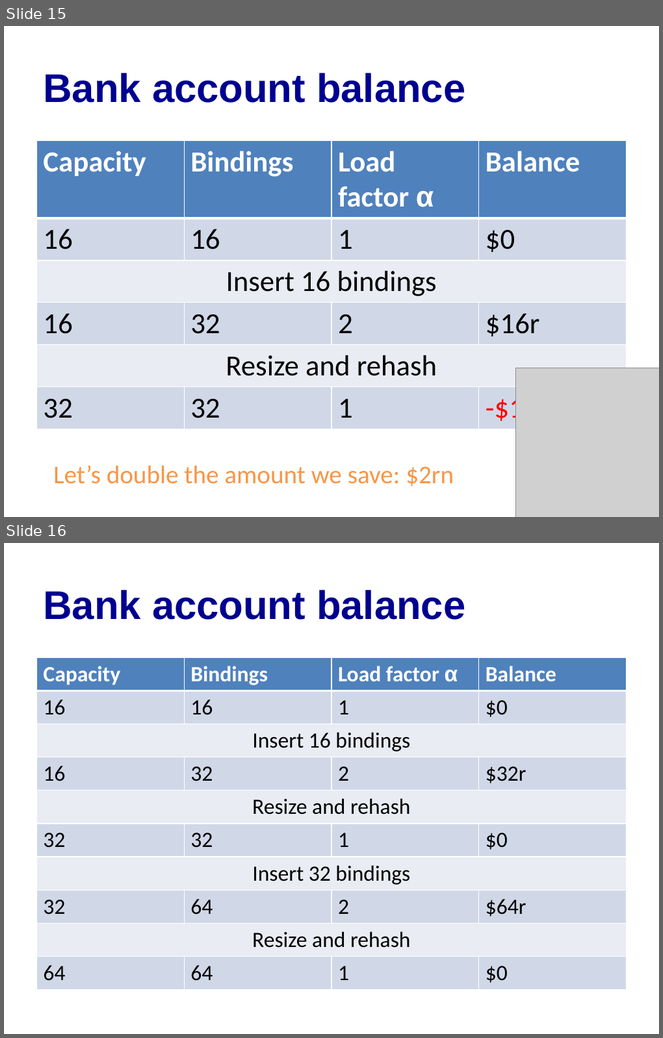
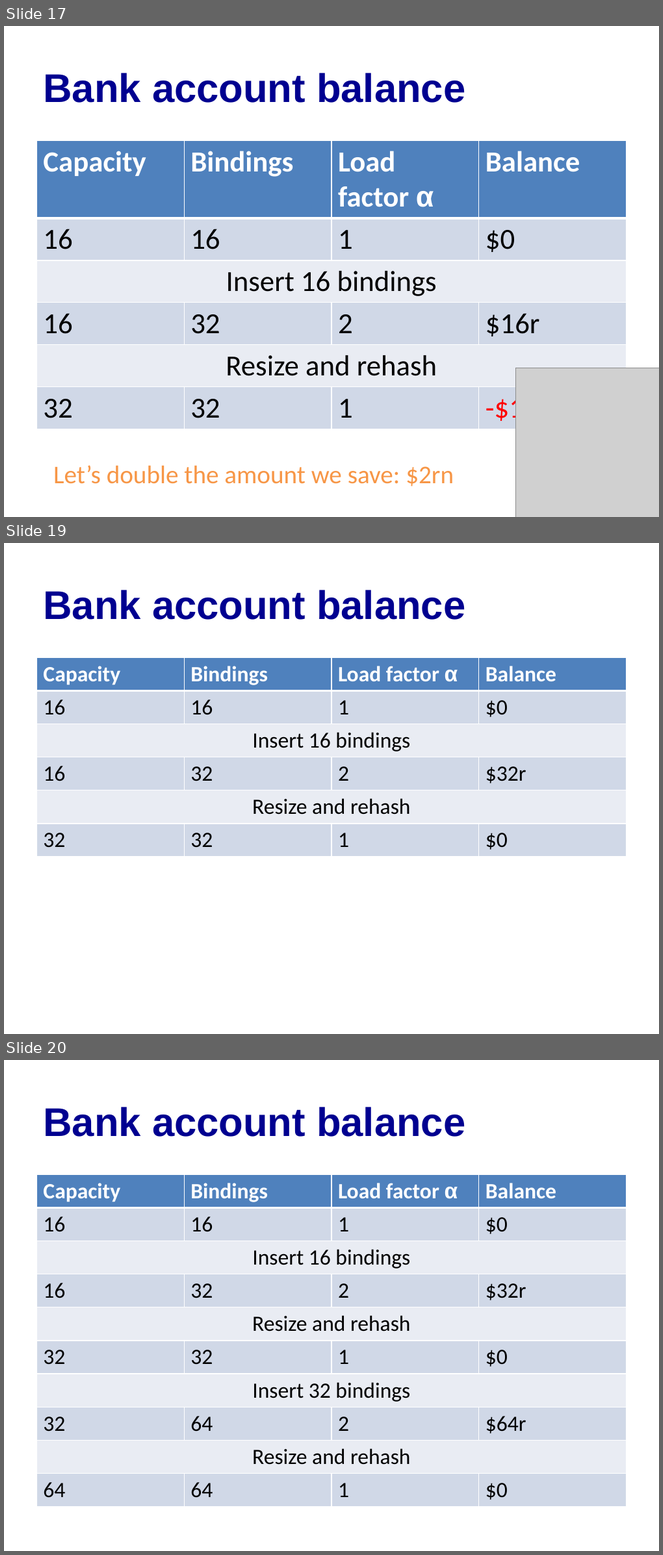
Before and after one commit to cs3110/materials-2019fa, a slide deck: 14-amortized/lec.pptx. Shown one above the other, each under a label of ours: slides 15 and 16 before the commit, slides 17, 19 and 20 after it; the slides between them are not shown. The pictures are 663x1038 and 663x1555 pixels, drawn with LibreOffice and Linux fonts; fonts in the diff are those of the drawing; grey boxes stand for pictures. Boxes give left, top, right and bottom in pixels: in the first picture for what was removed or moved away, otherwise in the second. Text is boxed around its words. In the diff, an @@ line names an element or a change of style, - is before the commit and + after.

```diff
--- a/14-amortized/lec.pptx
+++ b/14-amortized/lec.pptx
@@ slide 19 added at <box>4,543,659,1034</box>, background #FFFFFF @@
@@ title added at <box>43,590,466,620</box>, 44 pt, text #000090, bold @@
+Bank account balance
@@ table added at <box>36,657,627,854</box>, 6 rows, 4 columns @@
+Capacity | Bindings | Load factor α | Balance
+16 | 16 | 1 | $0
+Insert 16 bindings |  |  | 
+16 | 32 | 2 | $32r
+Resize and rehash |  |  | 
+32 | 32 | 1 | $0
@@ what was slide 15 is now slide 17 @@
@@ what was slide 16 is now slide 20 @@
```
Also in this commit, not shown: 3 slides changed, 4 other slides added.
